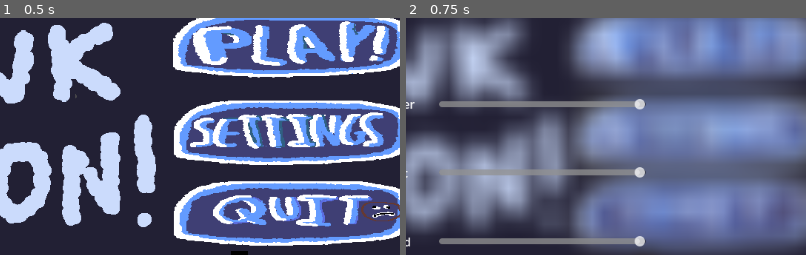
Above: before the commit, frames 1-2 (left to right).
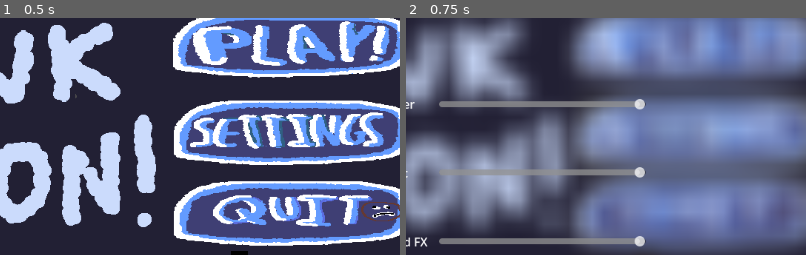
Above: after the commit, the same moments.

Repository: Nathan-Kimm/Tank-Tycoon
Game: Godot game, scene res://Menu Screen/menu.tscn
Two runs of this game, one before a commit and one after it. Both use one fixed random seed, a clock stepped at 60 frames per second and the inputs below.
Inputs (mouse positions are % of the whole screen's width and height, from its top left):
- Up to frame 1 (0.5 s): no input
- Up to frame 2 (0.75 s): click (85, 27) at 0.5 s
The pictures show only the part of the screen within x 48-98%, y 3-53%; the shares and areas given below are measured in that part.

Frame 1 is identical in both runs. In frame 2, less than 0.1% of the frame differs, in the area x 2-6%, y 92-97%.

Commit message:
Music Slider fix and added SFX

Diff:
--- /dev/null
+++ b/Menu Screen/MasterVolume.gd
@@ -0,0 +1,5 @@
+extends HSlider
+
+var master_bus = AudioServer.get_bus_index("Master")
+var SFX_bus = AudioServer.get_bus_index("SFX")
+var music_bus = AudioServer.get_bus_index("Music")
--- a/Menu Screen/Menu.gd
+++ b/Menu Screen/Menu.gd
@@ -11,12 +11,26 @@
 	settings.hide()
 
 func _on_button_pressed():
+	$"press sound".play()
 	scene_transition_animation.play("fade_in")
 	#await get_tree().create_timer(0.5).timeout
 	get_tree().change_scene_to_file("res://Main Tank/tank.tscn")
 
 func _on_setting_pressed():
+	$"press sound".play()
 	settings.show()
 
 func _on_quit_pressed():
+	$"press sound".play()
 	get_tree().quit()
+
+
+func _on_play_mouse_entered():
+	$"Hover sound".play()
+	pass # Replace with function body.
+func _on_quit_mouse_entered():
+	$"Hover sound".play()
+	pass # Replace with function body.
+func _on_setting_mouse_entered():
+	$"Hover sound".play()
+	pass # Replace with function body.
--- /dev/null
+++ b/Menu Screen/MusicVolume.gd
@@ -0,0 +1 @@
+extends HSlider
--- a/Menu Screen/Settings.gd
+++ b/Menu Screen/Settings.gd
@@ -1,25 +1,36 @@
 extends Control
 
+var master_bus = AudioServer.get_bus_index("Master")
+var music_bus = AudioServer.get_bus_index("Music")
+var sfx_bus =  AudioServer.get_bus_index("SFX")
 # Called every frame. 'delta' is the elapsed time since the previous frame.
 func _on_fullscreen_toggled(toggled_on):
-	DisplayServer.window_set_mode(DisplayServer.WINDOW_MODE_EXCLUSIVE_FULLSCREEN)
+		DisplayServer.window_set_mode(DisplayServer.WINDOW_MODE_EXCLUSIVE_FULLSCREEN)
 
 
 func _on_borderless_toggled(toggled_on):
-	DisplayServer.window_set_mode(DisplayServer.WINDOW_MODE_FULLSCREEN)
+		DisplayServer.window_set_mode(DisplayServer.WINDOW_MODE_FULLSCREEN)
 
 
 func _on_master_volume_value_changed(value):
-	volume(0, value)
+	AudioServer.set_bus_volume_db(master_bus,value)
+	if value == -30:
+		AudioServer.set_bus_mute(master_bus,true)
+	else:
+		AudioServer.set_bus_mute(master_bus, false)
 
 
 func _on_music_volume_value_changed(value):
-	volume(1, value)
+	AudioServer.set_bus_volume_db(music_bus,value)
+	if value == -30:
+		AudioServer.set_bus_mute(music_bus,true)
+	else:
+		AudioServer.set_bus_mute(music_bus, false)
 
 
 func _on_sound_fx_value_changed(value):
-	volume(2, value)
-
-
-func volume(bus_index, value):
-	AudioServer.set_bus_volume_db(bus_index, value)
+	AudioServer.set_bus_volume_db(sfx_bus,value)
+	if value == -30:
+		AudioServer.set_bus_mute(sfx_bus,true)
+	else:
+		AudioServer.set_bus_mute(sfx_bus, false)
--- /dev/null
+++ b/Menu Screen/SoundFX.gd
@@ -0,0 +1 @@
+extends HSlider
--- a/Menu Screen/audio_stream_player_2d.tscn
+++ b/Menu Screen/audio_stream_player_2d.tscn
@@ -2,7 +2,7 @@
 
 [ext_resource type="AudioStream" uid="uid://wjpsbydti31u" path="res://Menu Screen/UI/game_jam.mp3" id="1_npscc"]
 
-[node name="AudioStreamPlayer2D" type="AudioStreamPlayer2D"]
+[node name="Background music" type="AudioStreamPlayer2D"]
 stream = ExtResource("1_npscc")
 autoplay = true
-bus = &"music"
+bus = &"Music"
--- a/Menu Screen/menu.tscn
+++ b/Menu Screen/menu.tscn
@@ -7,6 +7,8 @@
 [ext_resource type="Texture2D" uid="uid://d1bnd7pfm82vn" path="res://Menu Screen/UI/play_button.png" id="4_ng3pi"]
 [ext_resource type="Texture2D" uid="uid://cfrf22tbgrjod" path="res://Menu Screen/UI/quit_button.png" id="5_rl0tc"]
 [ext_resource type="PackedScene" uid="uid://bkfvdephju570" path="res://Menu Screen/settings.tscn" id="7_lc8lo"]
+[ext_resource type="AudioStream" uid="uid://mde7611qmhgx" path="res://Menu Screen/UI/clickpress.mp3" id="8_7n62y"]
+[ext_resource type="AudioStream" uid="uid://bsmvebhr1to1c" path="res://Menu Screen/UI/clickhover.mp3" id="9_mq7h4"]
 
 [sub_resource type="StyleBoxEmpty" id="StyleBoxEmpty_nfud1"]
 
@@ -72,6 +74,17 @@
 [node name="Settings" parent="." instance=ExtResource("7_lc8lo")]
 layout_mode = 1
 
+[node name="press sound" type="AudioStreamPlayer" parent="."]
+stream = ExtResource("8_7n62y")
+bus = &"SFX"
+
+[node name="Hover sound" type="AudioStreamPlayer" parent="."]
+stream = ExtResource("9_mq7h4")
+bus = &"SFX"
+
+[connection signal="mouse_entered" from="MarginContainer/VBoxContainer/Play" to="." method="_on_play_mouse_entered"]
 [connection signal="pressed" from="MarginContainer/VBoxContainer/Play" to="." method="_on_button_pressed"]
+[connection signal="mouse_entered" from="MarginContainer/VBoxContainer/Setting" to="." method="_on_setting_mouse_entered"]
 [connection signal="pressed" from="MarginContainer/VBoxContainer/Setting" to="." method="_on_setting_pressed"]
+[connection signal="mouse_entered" from="MarginContainer/VBoxContainer/Quit" to="." method="_on_quit_mouse_entered"]
 [connection signal="pressed" from="MarginContainer/VBoxContainer/Quit" to="." method="_on_quit_pressed"]
--- a/Menu Screen/settings.tscn
+++ b/Menu Screen/settings.tscn
@@ -52,7 +52,7 @@
 [node name="SoundFX" type="Label" parent="HBoxContainer/Labels"]
 layout_mode = 2
 size_flags_vertical = 6
-text = "Sound"
+text = "Sound FX"
 
 [node name="Fullscreen" type="Label" parent="HBoxContainer/Labels"]
 layout_mode = 2
@@ -71,23 +71,23 @@
 [node name="MasterVolume" type="HSlider" parent="HBoxContainer/Checks"]
 layout_mode = 2
 size_flags_vertical = 3
-max_value = 1.0
-step = 0.001
-value = 1.0
+min_value = -30.0
+max_value = 0.0
+step = 0.01
 
 [node name="MusicVolume" type="HSlider" parent="HBoxContainer/Checks"]
 layout_mode = 2
 size_flags_vertical = 3
-max_value = 1.0
+min_value = -30.0
+max_value = 0.0
 step = 0.01
-value = 1.0
 
 [node name="SoundFX" type="HSlider" parent="HBoxContainer/Checks"]
 layout_mode = 2
 size_flags_vertical = 3
-max_value = 1.0
+min_value = -30.0
+max_value = 0.0
 step = 0.01
-value = 1.0
 
 [node name="Fullscreen" type="CheckBox" parent="HBoxContainer/Checks"]
 layout_mode = 2
@@ -97,9 +97,11 @@
 layout_mode = 2
 size_flags_vertical = 3
 
+[connection signal="mouse_entered" from="HBoxContainer/Checks/MasterVolume" to="." method="_on_master_volume_mouse_entered"]
 [connection signal="value_changed" from="HBoxContainer/Checks/MasterVolume" to="." method="_on_master_volume_value_changed"]
 [connection signal="value_changed" from="HBoxContainer/Checks/MusicVolume" to="." method="_on_music_volume_value_changed"]
 [connection signal="value_changed" from="HBoxContainer/Checks/SoundFX" to="." method="_on_sound_fx_value_changed"]
 [connection signal="pressed" from="HBoxContainer/Checks/Fullscreen" to="." method="_on_fullscreen_pressed"]
 [connection signal="toggled" from="HBoxContainer/Checks/Fullscreen" to="." method="_on_fullscreen_toggled"]
+[connection signal="pressed" from="HBoxContainer/Checks/Borderless" to="." method="_on_borderless_pressed"]
 [connection signal="toggled" from="HBoxContainer/Checks/Borderless" to="." method="_on_borderless_toggled"]
--- a/default_bus_layout.tres
+++ b/default_bus_layout.tres
@@ -2,15 +2,15 @@
 
 [resource]
 bus/0/volume_db = 0.0672607
-bus/1/name = &"music"
+bus/1/name = &"Music"
 bus/1/solo = false
 bus/1/mute = false
 bus/1/bypass_fx = false
 bus/1/volume_db = 0.0
 bus/1/send = &"Master"
-bus/2/name = &"sfx"
+bus/2/name = &"SFX"
 bus/2/solo = false
 bus/2/mute = false
 bus/2/bypass_fx = false
-bus/2/volume_db = 0.0
+bus/2/volume_db = -6.91795
 bus/2/send = &"Master"
Not shown, added: Menu Screen/UI/clickhover.mp3.import
Not shown, added: Menu Screen/UI/clickpress.mp3.import
Not shown: 1 places in Menu Screen/menu.tscn that only renumber resources
Not shown, added: Menu Screen/UI/clickhover.mp3
Not shown, added: Menu Screen/UI/clickpress.mp3
